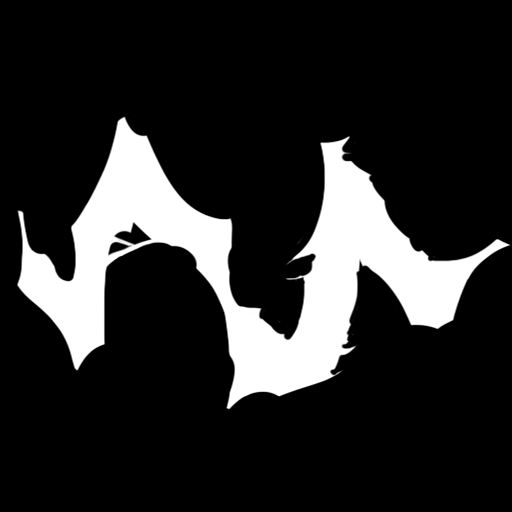
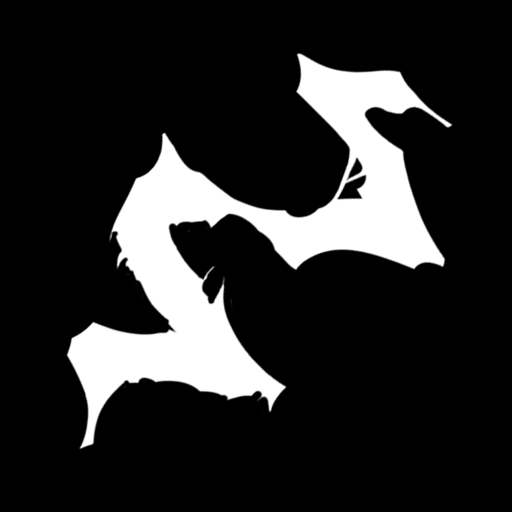
Before/after of a 512px x 512px layered artwork. What changed in the layer stack:
painted on "레이어 1" over box(17, 52, 511, 450)